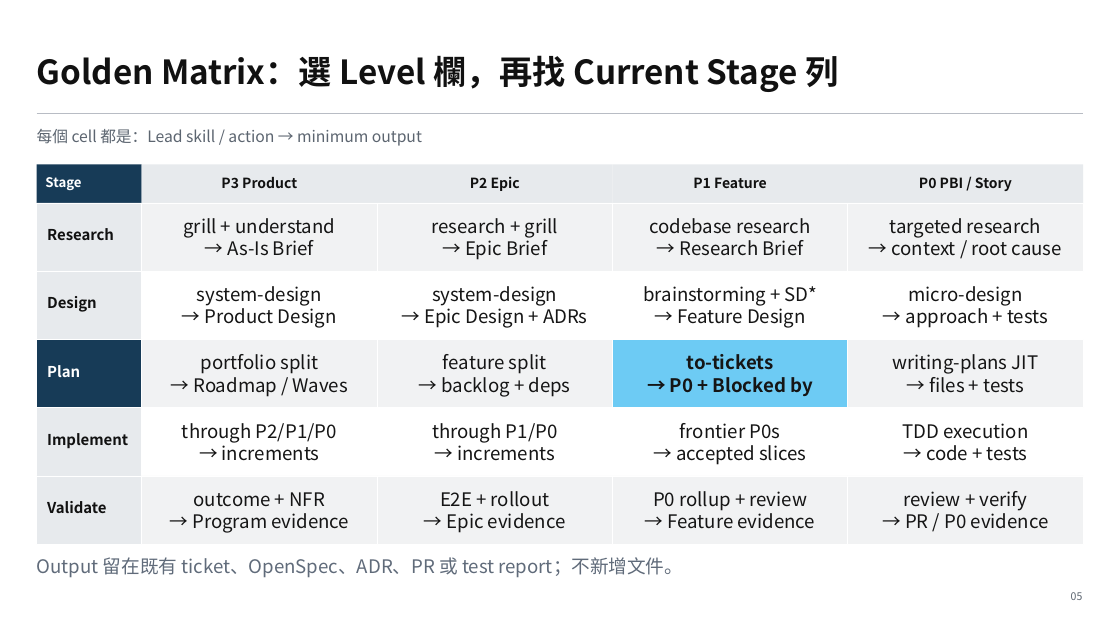
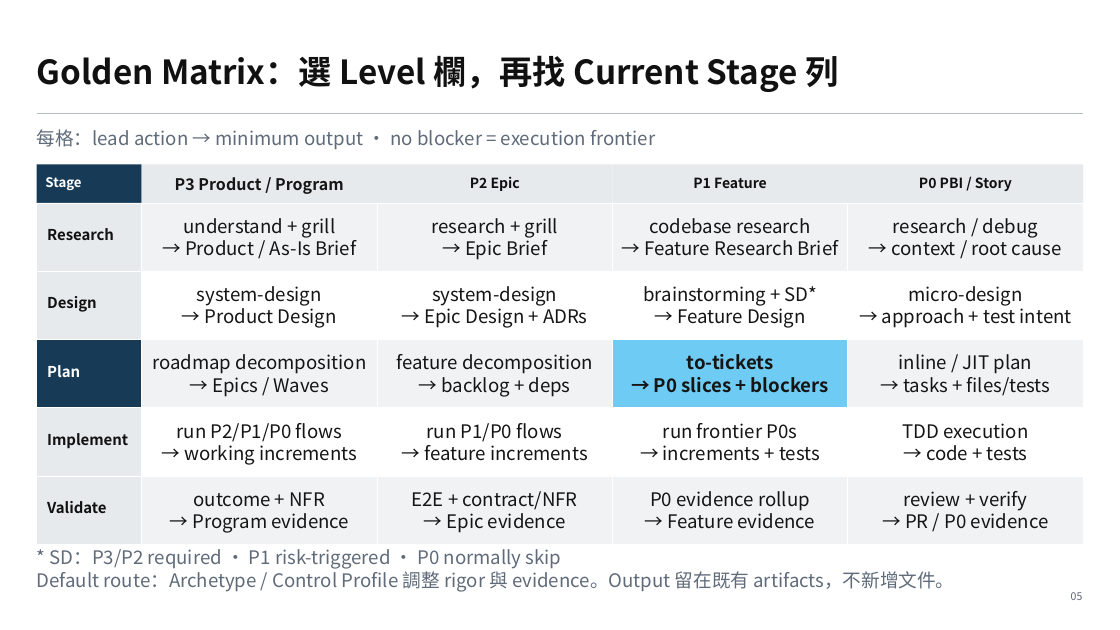
Before and after one commit to yschiang/ai_engineering, a slide deck: slide 5 of presentation/06_Training_Presentation.pptx. Drawn at 1120x630 pixels with LibreOffice and Linux fonts; fonts in the diff are those of the drawing. Boxes give left, top, right and bottom in pixels: in the first picture for what was removed or moved away, otherwise in the second. Text is boxed around its words. In the diff, an @@ line names an element or a change of style, - is before the commit and + after.

```diff
--- a/presentation/06_Training_Presentation.pptx
+++ b/presentation/06_Training_Presentation.pptx
@@ text at [37,129,655,150]: text changed; size 13.5 to 16 pt; text colour #5C6570 to #606B7A @@
-每個 cell 都是：Lead skill / action → minimum output
+每格：lead action → minimum output · no blocker = execution frontier
@@ text at [175,177,344,194]: text changed; size 12 to 13.8 pt; text colour #111111 to #151515 @@
-P3 Product
+P3 Product / Program
@@ text at [183,218,356,256]: text changed @@
-grill + understand
-→ As-Is Brief
+understand + grill
+→ Product / As-Is Brief
@@ text at [893,218,1038,238]: text changed @@
-targeted research
+research / debug
@@ text at [644,240,839,256]: text changed @@
-→ Research Brief
+→ Feature Research Brief
@@ text at [882,304,1072,328]: text changed @@
-→ approach + tests
+→ approach + test intent
@@ text at [152,354,367,397]: text changed @@
-portfolio split
-→ Roadmap / Waves
+roadmap decomposition
+→ Epics / Waves
@@ text at [396,354,593,374]: text changed @@
-feature split
+feature decomposition
@@ text at [899,354,1051,396]: text changed @@
-writing-plans JIT
-→ files + tests
+inline / JIT plan
+→ tasks + files/tests
@@ text at [654,377,829,393]: text changed @@
-→ P0 + Blocked by
+→ P0 slices + blockers
@@ text at [177,423,357,465]: text changed @@
-through P2/P1/P0
-→ increments
+run P2/P1/P0 flows
+→ working increments
@@ text at [424,423,588,461]: text changed @@
-through P1/P0
-→ increments
+run P1/P0 flows
+→ feature increments
@@ text at [663,423,820,461]: text changed @@
-frontier P0s
-→ accepted slices
+run frontier P0s
+→ increments + tests
@@ text at [412,491,578,510]: text changed @@
-E2E + rollout
+E2E + contract/NFR
@@ text at [650,491,810,511]: text changed @@
-P0 rollup + review
+P0 evidence rollup
@@ text at [37,549,955,592]: text changed @@
-Output 留在既有 ticket、OpenSpec、ADR、PR 或 test report；不新增文件。
+* SD：P3/P2 required · P1 risk-triggered · P0 normally skip
+Default route：Archetype / Control Profile 調整 rigor 與 evidence。Output 留在既有 artifacts，不新增文件。
```
Also in this commit, not shown: 1 other slide changed.
